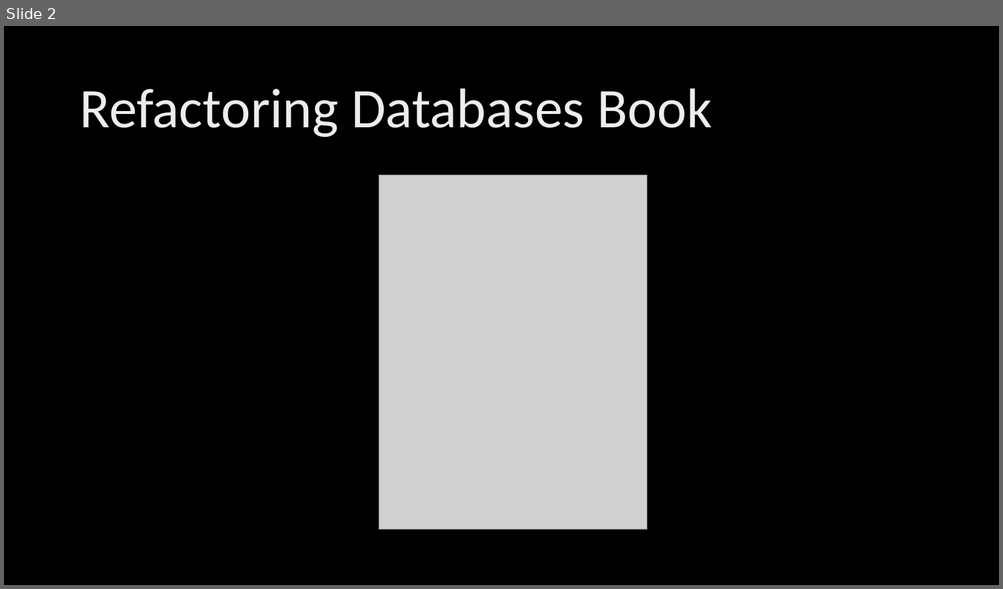
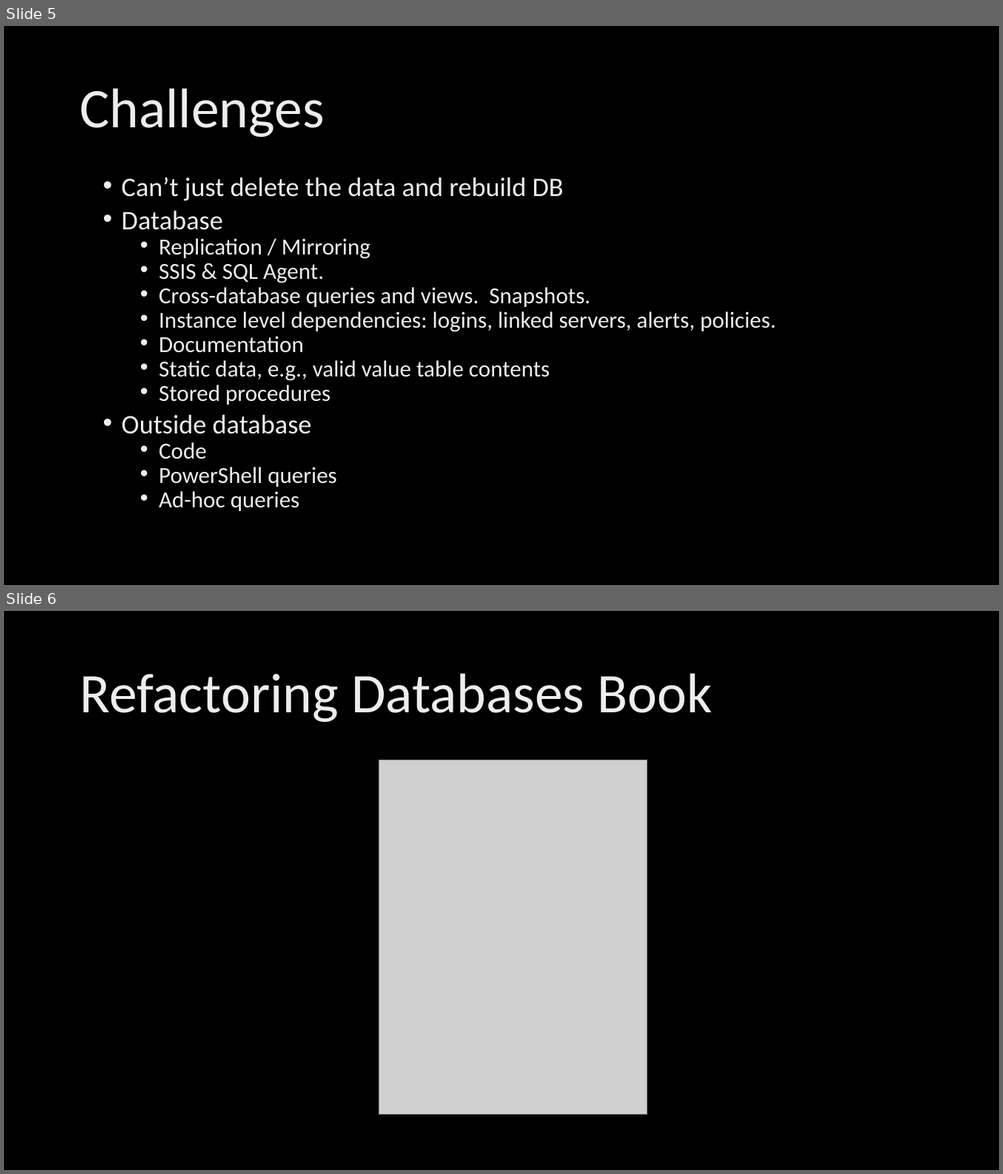
Before and after one commit to poedevop-fm/Database-Refactoring-Demo, a slide deck: Triggers & Refactoring.pptx. Shown one above the other, each under a label of ours: slide 2 before the commit, slides 5 and 6 after it. The pictures are 1003x589 and 1003x1174 pixels, drawn with LibreOffice and Linux fonts; fonts in the diff are those of the drawing; grey boxes stand for pictures; background and template pictures are left out. Boxes give left, top, right and bottom in pixels: in the first picture for what was removed or moved away, otherwise in the second. Text is boxed around its words. In the diff, an @@ line names an element or a change of style, - is before the commit and + after.

```diff
--- a/Triggers & Refactoring.pptx
+++ b/Triggers & Refactoring.pptx
@@ slide 5 added at box(4, 26, 999, 585), background picture (left out) @@
@@ title added at box(79, 88, 324, 137), 54 pt, text gradient #BFBFBF to #EDEDED to #FFFFFF @@
+Challenges
@@ text added at box(122, 177, 776, 511), 22.2 pt, text gradient #BFBFBF to #EDEDED to #FFFFFF @@
+• Can’t just delete the data and rebuild DB
+• Database
+  • Replication / Mirroring
+  • SSIS & SQL Agent.
+  • Cross-database queries and views. Snapshots.
+  • Instance level dependencies: logins, linked servers, alerts, policies.
+  • Documentation
+  • Static data, e.g., valid value table contents
+  • Stored procedures
+• Outside database
+  • Code
+  • PowerShell queries
+  • Ad-hoc queries
@@ what was slide 2 is now slide 6 @@
```
Also in this commit, not shown: 2 slides changed, 8 other slides added, 27 other files.
